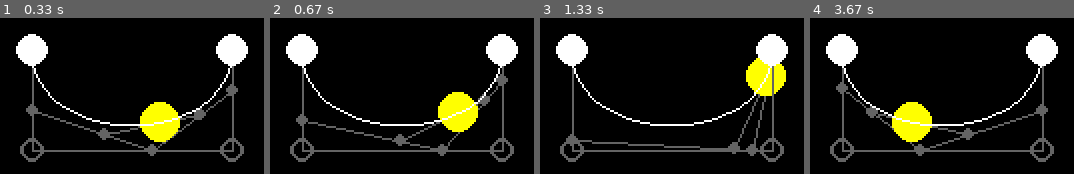
Above: before the commit, frames 1-4 (left to right).
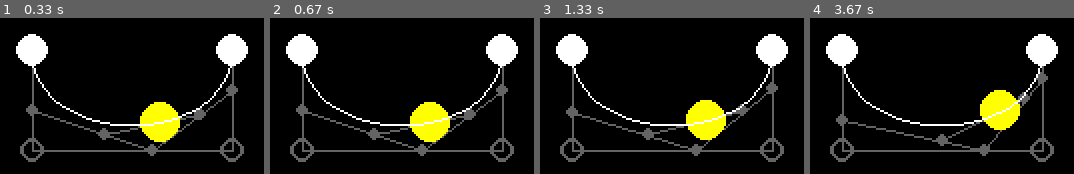
Above: after the commit, the same moments.

Repository: panmpan17/PygameGraphicPlayground
Game: pygame game, started from bezier_curve.py
Two runs of this game, one before a commit and one after it. Both use one fixed random seed, a clock stepped at 60 frames per second and the inputs below.
Inputs (mouse positions are in pixels of both pictures, inside the frame that each line leads up to):
- Up to frame 1 (0.33 s): no input
- Up to frame 2 (0.67 s): tap Enter at 0.33 s
- Up to frame 3 (1.33 s): tap Space at 0.67, 1.07 s; move the mouse to (outside the picture) at 1.03 s
- Up to frame 4 (3.67 s): tap Space at 1.37, 1.57, 1.9, 2.2, 2.4, 2.7, 2.97, 3.3, 3.6 s; move the mouse to (outside the picture) at 1.53 s; move the mouse to (outside the picture) at 1.87 s; move the mouse to (outside the picture) at 2.37 s; move the mouse to (outside the picture) at 2.93 s; move the mouse to (outside the picture) at 3.27 s

Frame 1 is identical in both runs. In frame 2, 7.7% of the frame differs, in the area x 9-91%, y 35-89%; in frame 3, 8.4%; in frame 4, 9.0%, in the area x 9-91%, y 34-89%.

Commit message:
Start testing vine simulation

Diff:
--- a/bezier_curve.py
+++ b/bezier_curve.py
@@ -2,7 +2,6 @@
 
 from typing import Tuple
 from foundation import ManagedWindow, Point, Entity, InputSystem, Color, Math
-
 
 
 class ClickablePoint(Point):
--- a/foundation.py
+++ b/foundation.py
@@ -11,17 +11,55 @@
     RED = (255, 0, 0)
     BLACK = (0, 0, 0)
     GRAY = (100, 100, 100)
+    BLUE = (0, 0, 255)
+    GREEN = (0, 255, 0)
+    PINK = (255, 230, 230)
+
+
+Vector = Tuple[int, int]
 
 
 class Math:
     @staticmethod
     def lerp(a: float, b: float, percentage: float) -> float:
-        delta = b - a
-        return a + percentage * delta
+        return (b - a) * percentage + a
 
     @staticmethod
-    def lerp_point(point_a: Tuple[int, int], point_b: Tuple[int, int], percentage: float) -> Tuple[int, int]:
+    def lerp_point(point_a: Vector, point_b: Vector, percentage: float) -> Vector:
         return (Math.lerp(point_a[0], point_b[0], percentage), Math.lerp(point_a[1], point_b[1], percentage))
+
+    @staticmethod
+    def magnitude(point_a: Vector, point_b: Vector) -> float:
+        return ((point_a[0] - point_b[0]) ** 2 + (point_a[1] - point_b[1]) ** 2) ** 0.5
+
+    @staticmethod
+    def sqr_magnitude(point_a: Vector, point_b: Vector) -> float:
+        return (point_a[0] - point_b[0]) ** 2 + (point_a[1] - point_b[1]) ** 2
+
+    @staticmethod
+    def clamp_magnitude(vector: Vector, distance: float) -> Vector:
+        magnitude = ((vector[0] ** 2 + vector[1] ** 2) ** 0.5) / distance
+        return (vector[0] / magnitude, vector[1] / magnitude)
+
+    @staticmethod
+    def tuple_multiple(point_a: Vector, point_b: Vector | float) -> Vector:
+        if isinstance(point_b, float) or isinstance(point_b, int):
+            return (point_a[0] * point_b, point_a[1] * point_b)
+        else:
+            return (point_a[0] * point_b[0], point_a[1] * point_b[1])
+
+    @staticmethod
+    def tuple_plus(point_a: Vector, point_b: Vector) -> Vector:
+        return (point_a[0] + point_b[0], point_a[1] + point_b[1])
+
+    @staticmethod
+    def tuple_minus(point_a: Vector, point_b: Vector) -> Vector:
+        return (point_a[0] - point_b[0], point_a[1] - point_b[1])
+
+    @staticmethod
+    def normalize(vector: Vector) -> Vector:
+        magnitude = (vector[0] ** 2 + vector[1] ** 2) ** 0.5
+        return (vector[0] / magnitude, vector[1] / magnitude)
 
 
 class InputSystem:
@@ -57,13 +95,17 @@
         pygame.draw.circle(window.surface, self.color, self.position, self.radius, self.width)
 
 class ManagedWindow:
-    def __init__(self, size: Tuple[int, int]) -> None:
+    def __init__(self, size: Vector, step_update=False, tick=30) -> None:
         self.size = size
         self.full_rect = (0, 0, *size)
         self.surface: pygame.Surface = None
         self.background_color = Color.BLACK
 
         self.children: List[Entity] = []
+
+        self.step_update = step_update
+
+        self.tick = tick
 
         pygame.init()
 
@@ -75,6 +117,7 @@
         while True:
             InputSystem.MOUSE_DOWN = False
             InputSystem.MOUSE_UP = False
+            update_key_pressed = False
 
             for event in pygame.event.get():
                 if event.type == pygame.QUIT:
@@ -87,13 +130,24 @@
                 elif event.type == pygame.MOUSEBUTTONUP:
                     InputSystem.MOUSE_UP = True
 
+                elif event.type == pygame.KEYDOWN:
+                    if event.key == pygame.K_SPACE:
+                        update_key_pressed = True
+                    elif event.key == pygame.K_RETURN:
+                        self.step_update = not self.step_update
+
             InputSystem.MOUSE_POS = pygame.mouse.get_pos()
 
             pygame.draw.rect(self.surface, self.background_color, self.full_rect)
 
             for child in self.children:
-                child.update(1 / 30)
+                if self.step_update:
+                    if update_key_pressed:
+                        child.update(1 / 30)
+                else:
+                    child.update(1 / 30)
+
                 child.draw(self)
 
             pygame.display.flip()
-            clock.tick(30)
+            clock.tick(self.tick)
--- /dev/null
+++ b/vine.py
@@ -0,0 +1,122 @@
+import pygame
+
+from typing import List, Tuple
+from foundation import ManagedWindow, Point, Entity, InputSystem, Color, Math
+
+
+class Gizmos:
+    Line = 1
+    Dot = 2
+
+    def __init__(self, type_, color, argument):
+        self.type = type_
+        self.color = color
+        self.argument = argument
+
+
+class VineNode:
+    def __init__(self, position, velocity=(0, 0), acceration=(0, 0), magnitude=0) -> None:
+        self.position = position
+        self.velocity = velocity
+        self.acceration = acceration
+        self.magnitude = magnitude
+
+
+class Vine(Entity):
+    def __init__(self, start_position, node_delta=(0, 25), length=10):
+        self.points: List[VineNode] = []
+
+        self.points.append(VineNode(start_position))
+
+        for i in range(1, length):
+            new_pos = (start_position[0] + node_delta[0], start_position[1] + node_delta[1])
+            magnitude = Math.magnitude(start_position, new_pos)
+            self.points.append(VineNode(new_pos, magnitude=magnitude))
+            start_position = new_pos
+
+        self.gizmos: List[Gizmos] = []
+        self.gravity = (0, 0)
+
+    def update(self, delta_time: float):
+        pull_from = self.points[0].position
+        pull_direction = (0, 1)
+
+        self.gizmos.clear()
+
+        for i, point in enumerate(self.points):
+            if i == 0:
+                continue
+
+            pull_to = (pull_direction[0] * point.magnitude + pull_from[0], pull_direction[1] * point.magnitude + pull_from[1])
+
+            # self.gizmos.append(Gizmos(Gizmos.Dot, Color.YELLOW, pull_to))
+            # self.gizmos.append(Gizmos(Gizmos.Line, Color.BLUE, (point.position, pull_to)))
+
+            # point.acceration = Math.tuple_plus(point.acceration, Math.tuple_minus(pull_to, point.position))
+            # point.acceration = Math.tuple_minus(pull_to, point.position)
+            # point.acceration = point.acceration[0], point.acceration[1] + 9 # gravity
+            acceleration = self.gravity
+            lift_delta = Math.tuple_multiple(Math.tuple_minus(pull_from, point.position), 0.3)
+            acceleration = Math.tuple_plus(acceleration, lift_delta)
+            acceleration = Math.tuple_plus(acceleration, Math.tuple_minus(pull_to, point.position))
+
+
+            # self.gizmos.append(Gizmos(Gizmos.Line, Color.RED, (point.position, Math.tuple_plus(point.position, self.gravity))))
+
+            # self.gizmos.append(Gizmos(Gizmos.Line, Color.GREEN, (point.position, Math.tuple_plus(point.position, lift_delta))))
+
+
+            # Math.tuple_plus(pull_from, point.position)
+            # point.acceration = Math.tuple_plus(point.acceration, Math.normalize(Math.tuple_plus(pull_from, point.position)))
+
+            point.velocity = Math.tuple_plus(point.velocity, Math.tuple_multiple(acceleration, delta_time))
+
+            #  The new point should be, if without magnitude constrain
+            suppose_point = Math.tuple_plus(point.position, Math.tuple_multiple(point.velocity, delta_time))
+
+            # The new point constrain by  magnitude
+            new_position = Math.tuple_plus(
+                pull_from,
+                Math.clamp_magnitude(
+                    Math.tuple_minus(suppose_point, pull_from),
+                    point.magnitude))
+
+            # self.gizmos.append(Gizmos(Gizmos.Line, Color.YELLOW, (new_position, Math.tuple_plus(new_position, point.velocity))))
+
+            # Calculate magnitude constrain translate in to velocity and acceleration
+            length_fix_delta = Math.tuple_minus(new_position, suppose_point)
+
+            # if length_fix_delta > 0.1:
+            # Math.tuple_multiple(length_fix_delta, 10)
+            self.gizmos.append(Gizmos(Gizmos.Line, Color.PINK, (point.position, new_position)))
+
+            point.velocity = Math.tuple_plus(point.velocity, Math.tuple_multiple(length_fix_delta, 1))
+            # point.velocity = Math.tuple_plus(point.velocity, Math.tuple_multiple(Math.tuple_minus(new_position, point.position), 1))
+
+            # self.gizmos.append(Gizmos(Gizmos.Line, Color.ORANGE, (point.position, Math.tuple_plus(point.position, acceleration))))
+            # point.velocity = Math.tuple_plus(point.velocity, length_fix_delta)
+
+            point.position = new_position
+
+            pull_from = point.position
+
+    def draw(self, window: ManagedWindow):
+        for i, point in enumerate(self.points):
+            pygame.draw.circle(window.surface, Color.WHITE, point.position, radius=3)
+
+            if i != 0:
+                pygame.draw.line(window.surface, Color.WHITE, self.points[i - 1].position, point.position)
+
+        for gizmos in self.gizmos:
+            if gizmos.type == Gizmos.Line:
+                pygame.draw.line(window.surface, gizmos.color, gizmos.argument[0], gizmos.argument[1], width=3)
+            elif gizmos.type == Gizmos.Dot:
+                pygame.draw.circle(window.surface, gizmos.color, gizmos.argument, radius=3)
+
+
+if __name__ == "__main__":
+    window = ManagedWindow((300, 300), step_update=True, tick=30)
+    vine = Vine((150, 10), node_delta=(60, 80), length=2)
+    vine.update(0)
+    window.children.append(vine)
+    window.run()
